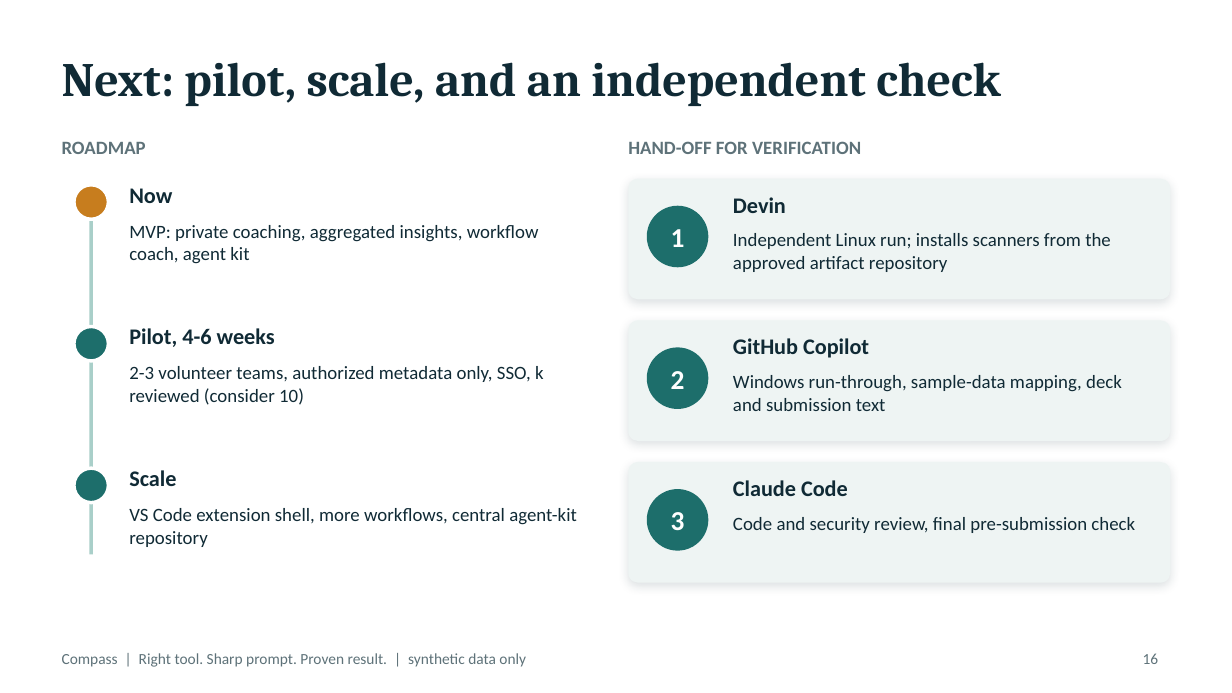
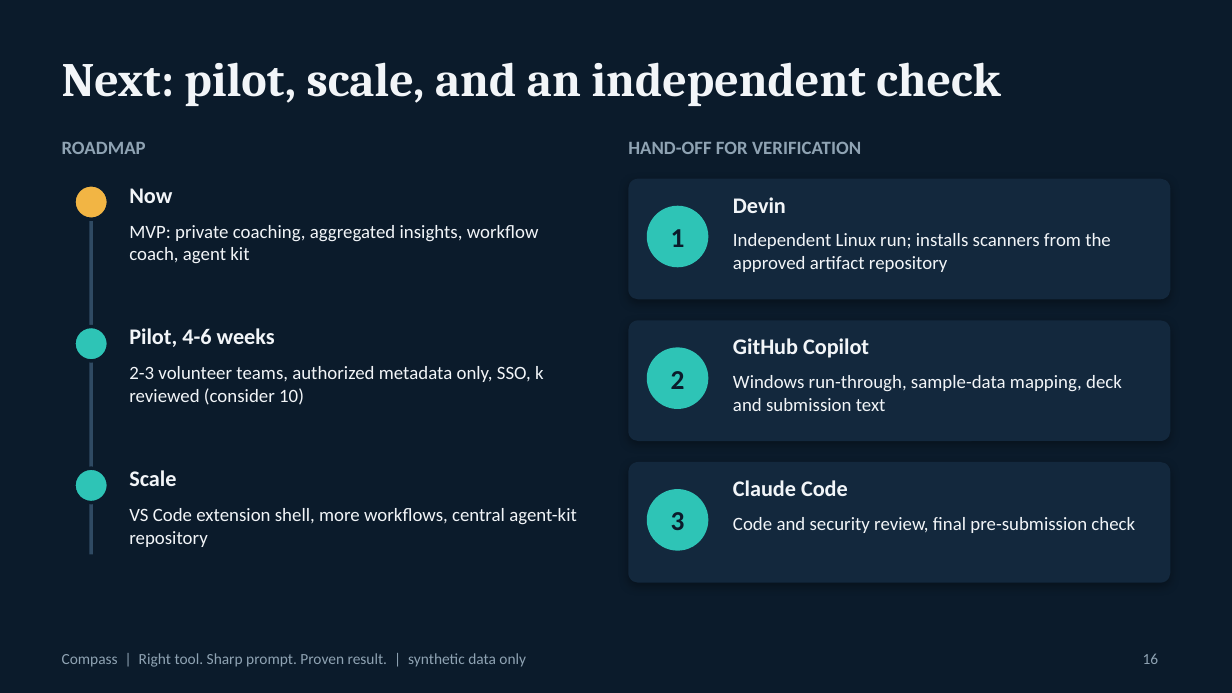
Before and after one commit to Kalyanraja/compass-ai-coach, a slide deck: slide 16 of docs/presentation/Compass-Hackathon.pptx. Drawn at 1232x693 pixels with LibreOffice and Linux fonts; fonts in the diff are those of the drawing. Boxes give left, top, right and bottom in pixels: in the first picture for what was removed or moved away, otherwise in the second. Text is boxed around its words. In the diff, an @@ line names an element or a change of style, - is before the commit and + after.

```diff
--- a/docs/presentation/Compass-Hackathon.pptx
+++ b/docs/presentation/Compass-Hackathon.pptx
@@ background #FFFFFF to #0B1B2B @@
@@ ellipse at (74,185,108,219): fill #C77D1E to #F2B544; outline #FFFFFF 2 pt to #0B1B2B 2 pt @@
@@ line (91, 197) - (91, 554): stroke #A9CFC9 2 pt to #2F4A63 2 pt @@
@@ ellipse at (74,326,108,361): fill #1D6E6B to #2EC4B6; outline #FFFFFF 2 pt to #0B1B2B 2 pt @@
@@ ellipse at (74,468,108,503): fill #1D6E6B to #2EC4B6; outline #FFFFFF 2 pt to #0B1B2B 2 pt @@
@@ fill #EEF4F3 to #13283D; shadow changed in 3 elements at (628,179,1170,299), (628,320,1170,441), (628,462,1170,583) @@
@@ text colour #FFFFFF to #0B1B2B in 3 elements at (671,229,685,247), (671,371,685,389), (671,512,685,530) @@
@@ fill #1D6E6B to #2EC4B6 in 3 elements at (647,206,708,267), (647,347,708,409), (647,489,708,551) @@
@@ text colour #102A35 to #F2F5F8 in 13 elements at (62,62,1000,106), (129,188,172,203), (129,225,539,263), (129,328,275,347), (129,366,544,405), (129,470,176,486), (129,508,577,547), (733,197,786,213), (733,233,1111,272), (733,338,869,358), (733,375,1122,411), (733,480,848,496), (733,517,1135,533) @@
@@ text colour #5E7279 to #8FA3B3 in 4 elements at (62,142,146,154), (628,141,861,154), (1143,653,1159,664), (62,653,526,667) @@
```
Also in this commit, not shown: 15 other slides changed, 2 other files.
